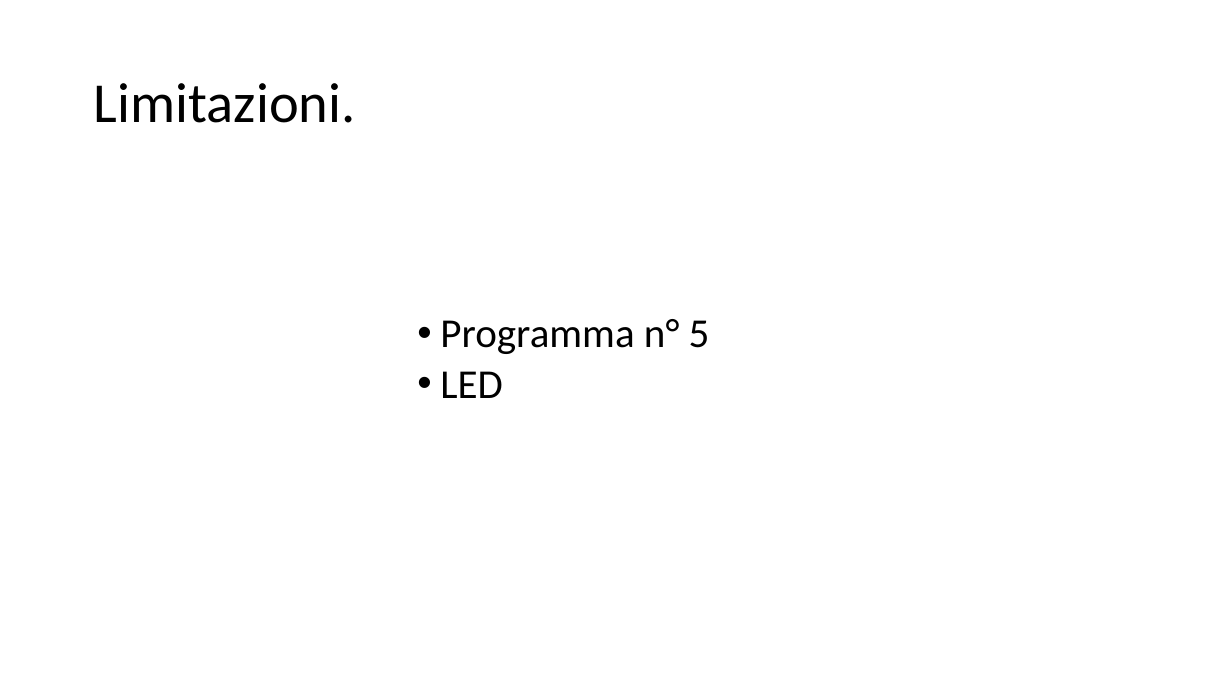
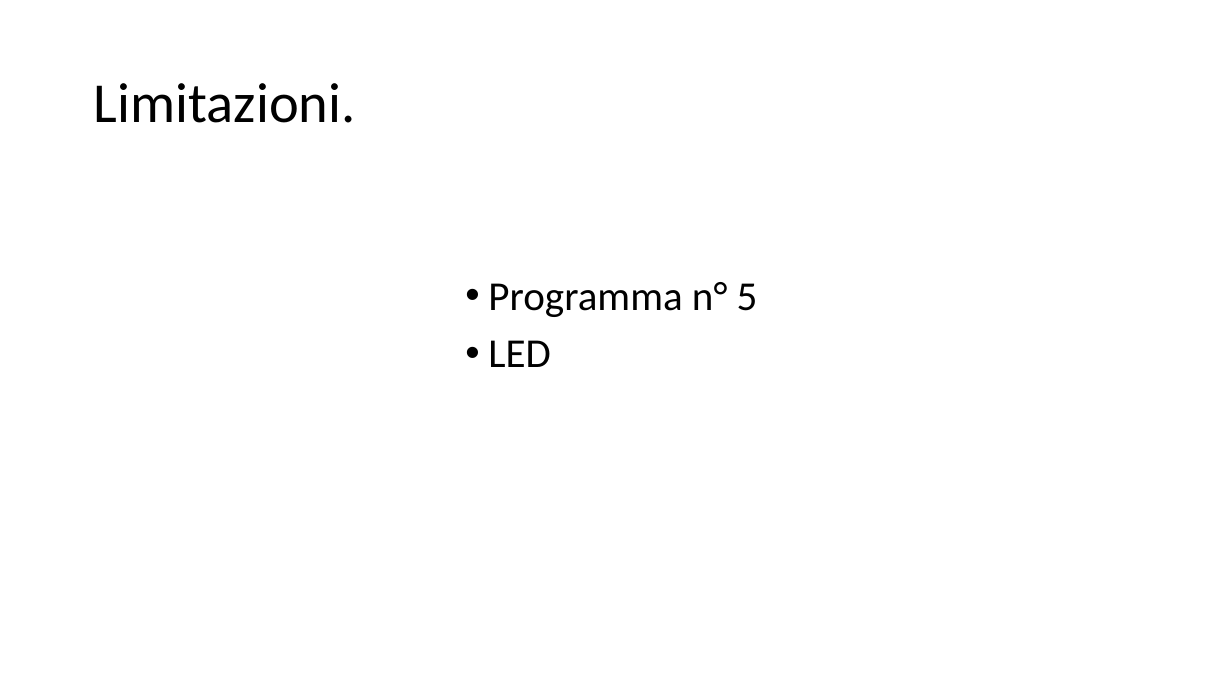
Before and after one commit to filippofinke/reaction-time-training, a slide deck: slide 18 of Presentations/Presentazione.pptx (slide 16 before the commit). Drawn at 1232x693 pixels with LibreOffice and Linux fonts; fonts in the diff are those of the drawing. Boxes give left, top, right and bottom in pixels: in the first picture for what was removed or moved away, otherwise in the second. Text is boxed around its words. In the diff, an @@ line names an element or a change of style, - is before the commit and + after.

```diff
--- a/Presentations/Presentazione.pptx
+++ b/Presentations/Presentazione.pptx
@@ text "Programma n° 5": place and size @@
-text "Programma n° 5" at [440, 319, 710, 398]
+text "Programma n° 5" at [488, 282, 758, 367]
@@ text "Programma n° 5" at [488, 282, 758, 367]: list level 8 to 1 in "Programma n° 5"; list level 8 to 1 in "LED" @@
```
Also in this commit, not shown: 6 other slides changed, 2 slides added, 3 other files.
